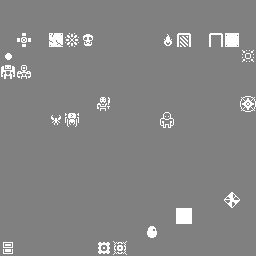
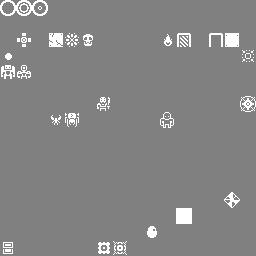
Two versions of the same layered image (256x256). Layer-by-layer changes:
painted on "Pasted Layer" over box(0, 0, 48, 16)
